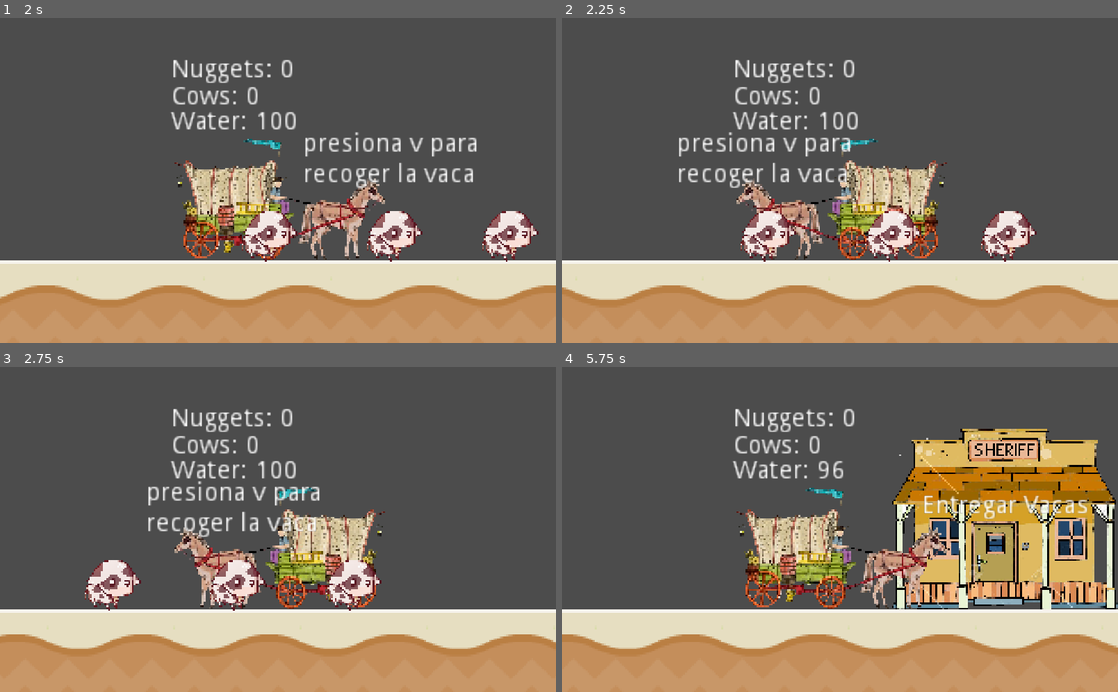
Above: before the commit, frames 1-4 (two rows, left to right).
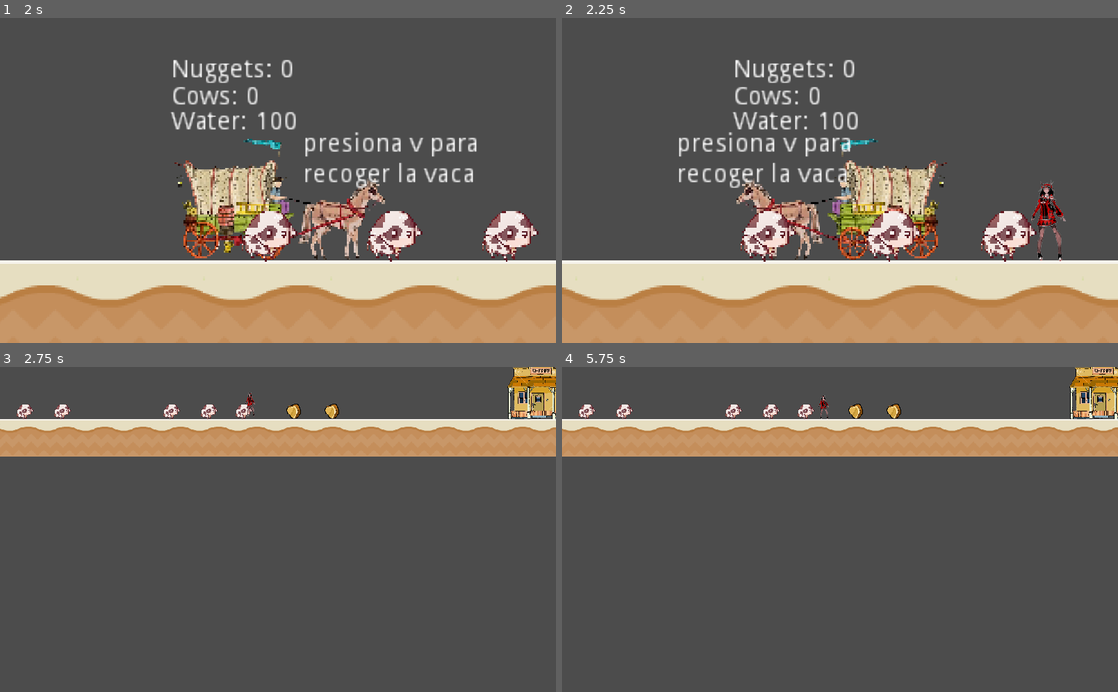
Above: after the commit, the same moments.

Repository: Asdaois/west-cow-builder
Game: Godot game, scene res://Main.tscn
Same seed, same stepped clock (60 frames per second), same inputs: the game is played once before the commit and once after it.
Inputs:
- Up to frame 1 (2 s): hold Right (ui_right) from 0.53 s (still down); tap V at 1.25 s
- Up to frame 2 (2.25 s): tap V at 2 s; release Right (ui_right) at 2.03 s; hold Left (ui_left) from 2.03 s (still down)
- Up to frame 3 (2.75 s): keep holding Left (ui_left)
- Up to frame 4 (5.75 s): tap V at 2.75 s; release Left (ui_left) at 2.78 s; hold Right (ui_right) 2.78-4.28 s; hold Left (ui_left) 4.28-5.03 s; hold Right (ui_right) from 5.03 s (still down)

Frame 1 is identical in both runs. In frame 2, 0.5% of the frame differs, in the area x 84-91%, y 50-75%; in frame 3, 48%; in frame 4, 61%, in the area x 0-100%, y 0-100%.
Error after the commit: Invalid get index 'position' (on base: 'previously freed instance'). (res://enemy/Enemy.gd:52)

Commit message:
Refactor singleton playerstats

Diff:
--- a/game/Main.tscn
+++ b/game/Main.tscn
@@ -1,9 +1,11 @@
-[gd_scene load_steps=5 format=2]
+[gd_scene load_steps=7 format=2]
 
 [ext_resource path="res://player/Player.tscn" type="PackedScene" id=1]
 [ext_resource path="res://test/test-floor-generator/FloorGenerator.tscn" type="PackedScene" id=2]
 [ext_resource path="res://cow/Cow.tscn" type="PackedScene" id=3]
 [ext_resource path="res://base/Base.tscn" type="PackedScene" id=4]
+[ext_resource path="res://nugget/Nugget.tscn" type="PackedScene" id=5]
+[ext_resource path="res://enemy/Enemy.tscn" type="PackedScene" id=6]
 
 [node name="Main" type="Node2D"]
 
@@ -36,3 +38,12 @@
 
 [node name="Cow5" parent="." instance=ExtResource( 3 )]
 position = Vector2( 385, 71 )
+
+[node name="StaticBody2D" parent="." instance=ExtResource( 5 )]
+position = Vector2( 541, 31 )
+
+[node name="StaticBody2D2" parent="." instance=ExtResource( 5 )]
+position = Vector2( 611, 39 )
+
+[node name="Enemy" parent="." instance=ExtResource( 6 )]
+position = Vector2( 507, 21 )
--- a/game/base/Base.gd
+++ b/game/base/Base.gd
@@ -8,9 +8,9 @@
 # exports variables
 export var NUGGETS_EARNED = 3
 export(Resource) var cows
+export(Resource) var nuggets
 # public - private variables
 var _delivery = false
-var stats = PlayerStats
 
 # on ready variables
 onready var label := $Label
@@ -23,7 +23,7 @@
 func _input(event):
 	if(_delivery):
 		if(Input.get_action_strength("ui_down")):
-			stats.nuggets += NUGGETS_EARNED * cows.quantity
+			nuggets.quantity += NUGGETS_EARNED * cows.quantity
 			cows.quantity = 0
 
 func _ready() -> void:
--- a/game/base/Base.tscn
+++ b/game/base/Base.tscn
@@ -1,8 +1,9 @@
-[gd_scene load_steps=6 format=2]
+[gd_scene load_steps=7 format=2]
 
 [ext_resource path="res://base/sprites/base.png" type="Texture" id=1]
 [ext_resource path="res://base/Base.gd" type="Script" id=2]
 [ext_resource path="res://data/Cow.tres" type="Resource" id=3]
+[ext_resource path="res://data/Nugget.tres" type="Resource" id=4]
 
 [sub_resource type="RectangleShape2D" id=1]
 extents = Vector2( 61, 7 )
@@ -15,6 +16,7 @@
 collision_mask = 8
 script = ExtResource( 2 )
 cows = ExtResource( 3 )
+nuggets = ExtResource( 4 )
 
 [node name="Sprite" type="Sprite" parent="."]
 texture = ExtResource( 1 )
--- a/game/data/Water.tres
+++ b/game/data/Water.tres
@@ -4,5 +4,5 @@
 
 [resource]
 script = ExtResource( 1 )
-quantity = 0
-max_quantity = 0
+quantity = 100
+max_quantity = 100
--- a/game/nugget/Nugget.gd
+++ b/game/nugget/Nugget.gd
@@ -6,9 +6,9 @@
 # enums - constant
 
 # exports variables
+export(Resource) var nugget
 
 # public - private variables
-var stats = PlayerStats
 
 # on ready variables
 
@@ -19,6 +19,5 @@
 # signals handlers
 
 func _on_Area2D_area_entered(area):
-	stats.nuggets += 1
-	print(stats.nuggets)
+	nugget.quantity += 1
 	queue_free()
--- a/game/nugget/Nugget.tscn
+++ b/game/nugget/Nugget.tscn
@@ -1,7 +1,8 @@
-[gd_scene load_steps=5 format=2]
+[gd_scene load_steps=6 format=2]
 
 [ext_resource path="res://nugget/sprites/nugget.png" type="Texture" id=1]
 [ext_resource path="res://nugget/Nugget.gd" type="Script" id=2]
+[ext_resource path="res://data/Nugget.tres" type="Resource" id=3]
 
 [sub_resource type="CapsuleShape2D" id=1]
 radius = 12.0
@@ -14,6 +15,7 @@
 [node name="StaticBody2D" type="RigidBody2D"]
 collision_mask = 9
 script = ExtResource( 2 )
+nugget = ExtResource( 3 )
 
 [node name="Sprite" type="Sprite" parent="."]
 texture = ExtResource( 1 )
--- a/game/player/Player.gd
+++ b/game/player/Player.gd
@@ -13,9 +13,10 @@
 export var WATER_CONSUMPTION_TIME = 3
 export var WATER_CONSUMPTION_QUANTITY = 4
 export(Resource) var cows
+export(Resource) var nuggets
+export(Resource) var water
 # public - private variables
 var velocity := Vector2.ZERO
-var stats = PlayerStats
 var timer_flag = true
 
 # on ready variables
@@ -27,17 +28,17 @@
 
 # built-in functions
 func _ready() -> void:
-	stats.connect("nuggets_changed", self, "_get_nugget")
+	(nuggets as ItemResource).connect("quantity_changed", self, "_get_nugget")
+	(nuggets as ItemResource).connect('quantity_emptied', self, "_game_over")
 	(cows as ItemResource).connect("quantity_changed", self, "_get_cow")
-	stats.connect("water_changed", self, "_get_water")
-	stats.connect('no_nuggets', self, "_game_over")
+	(water as ItemResource).connect("quantity_changed", self, "_get_water")
 
 func _physics_process(delta) -> void:
 	_move_state(delta)
 
 # public - private functions
 func receive_damage(damage: int) -> void:
-	stats.nuggets -= damage
+	nuggets.quantity -= damage
 
 
 func _move_state(delta) -> void:
@@ -89,5 +90,5 @@
 
 # signals handlers
 func _on_WaterConsumption_timeout():
-	stats.water -= WATER_CONSUMPTION_QUANTITY
+	water.quantity -= WATER_CONSUMPTION_QUANTITY
 	timer_flag = true
--- a/game/player/Player.tscn
+++ b/game/player/Player.tscn
@@ -1,8 +1,10 @@
-[gd_scene load_steps=8 format=2]
+[gd_scene load_steps=10 format=2]
 
 [ext_resource path="res://player/Player.gd" type="Script" id=1]
 [ext_resource path="res://player/Sprites/Player.png" type="Texture" id=2]
 [ext_resource path="res://data/Cow.tres" type="Resource" id=3]
+[ext_resource path="res://data/Nugget.tres" type="Resource" id=4]
+[ext_resource path="res://data/Water.tres" type="Resource" id=5]
 
 [sub_resource type="RectangleShape2D" id=1]
 extents = Vector2( 45, 10 )
@@ -74,6 +76,8 @@
 collision_mask = 14
 script = ExtResource( 1 )
 cows = ExtResource( 3 )
+nuggets = ExtResource( 4 )
+water = ExtResource( 5 )
 
 [node name="Sprite" type="Sprite" parent="."]
 texture = ExtResource( 2 )
--- a/game/player/PlayerStats.gd
+++ /dev/null
@@ -1,65 +0,0 @@
-class_name Stats
-extends Node
-
-# custom signals
-signal no_nuggets
-signal no_water
-signal nuggets_changed(value)
-signal max_nuggets_changed(value)
-signal cows_changed(value)
-signal max_cows_changed(vale)
-signal water_changed(value)
-signal max_water_changed(value)
-# enums - constant
-
-# exports variables
-export var max_nuggets := 10 setget set_max_nuggets
-export var nuggets := 0 setget set_nuggets
-export var max_cows := 1 setget set_max_cows
-export var cows := 0 setget set_cows
-export var max_water := 100 setget set_max_water
-export var water := 100 setget set_water
-
-# public - private variables
-
-# on ready variables
-
-# built-in functions
-func _ready():
-	self.nuggets = 0
-	self.cows = 0
-	self.water = 100
-
-# public - private functions
-func set_max_nuggets(value):
-	max_nuggets = value
-	self.nuggets = min(nuggets, max_nuggets)
-	emit_signal("max_nuggets_changed", max_nuggets)
-
-func set_nuggets(value):
-	nuggets = value
-	emit_signal("nuggets_changed", nuggets)
-	if(nuggets <= 0):
-		emit_signal("no_nuggets")
-
-func set_max_cows(value):
-	max_cows = value
-	self.cows = min(cows, max_cows)
-	emit_signal("max_cows_changed", max_cows)
-
-func set_cows(value):
-	cows = value
-	emit_signal("cows_changed", cows)
-
-func set_max_water(value):
-	max_water = value
-	self.water = min(water, max_water)
-	emit_signal("max_water_changed", max_water)
-
-func set_water(value):
-	water = value
-	emit_signal("water_changed", water)
-	if(water <= 0):
-		emit_signal("no_water")
-
-# signals handlers
--- a/game/player/PlayerStats.tscn
+++ /dev/null
@@ -1,6 +0,0 @@
-[gd_scene load_steps=2 format=2]
-
-[ext_resource path="res://player/PlayerStats.gd" type="Script" id=1]
-
-[node name="PlayerStats" type="Node"]
-script = ExtResource( 1 )
--- a/game/project.godot
+++ b/game/project.godot
@@ -18,16 +18,10 @@
 "class": "Player",
 "language": "GDScript",
 "path": "res://player/Player.gd"
-}, {
-"base": "Node",
-"class": "Stats",
-"language": "GDScript",
-"path": "res://player/PlayerStats.gd"
 } ]
 _global_script_class_icons={
 "ItemResource": "",
-"Player": "",
-"Stats": ""
+"Player": ""
 }
 
 [application]
@@ -35,10 +29,6 @@
 config/name="West-cow-builder"
 run/main_scene="res://Main.tscn"
 config/icon="res://icon.png"
-
-[autoload]
-
-PlayerStats="*res://player/PlayerStats.gd"
 
 [display]
 
